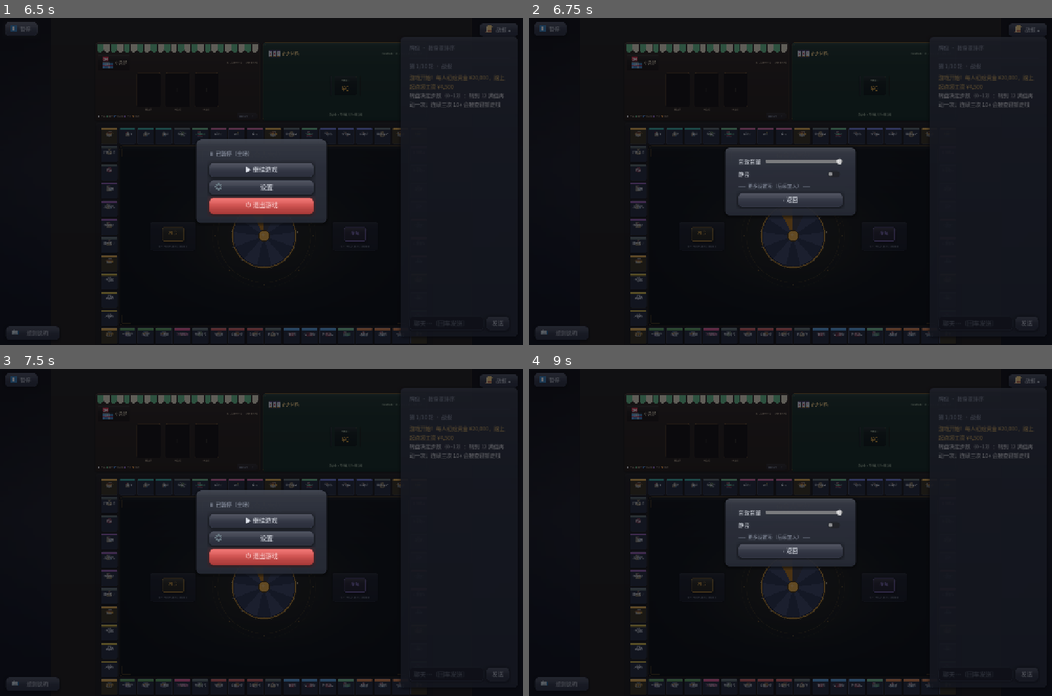
Above: before the commit, frames 1-4 (two rows, left to right).
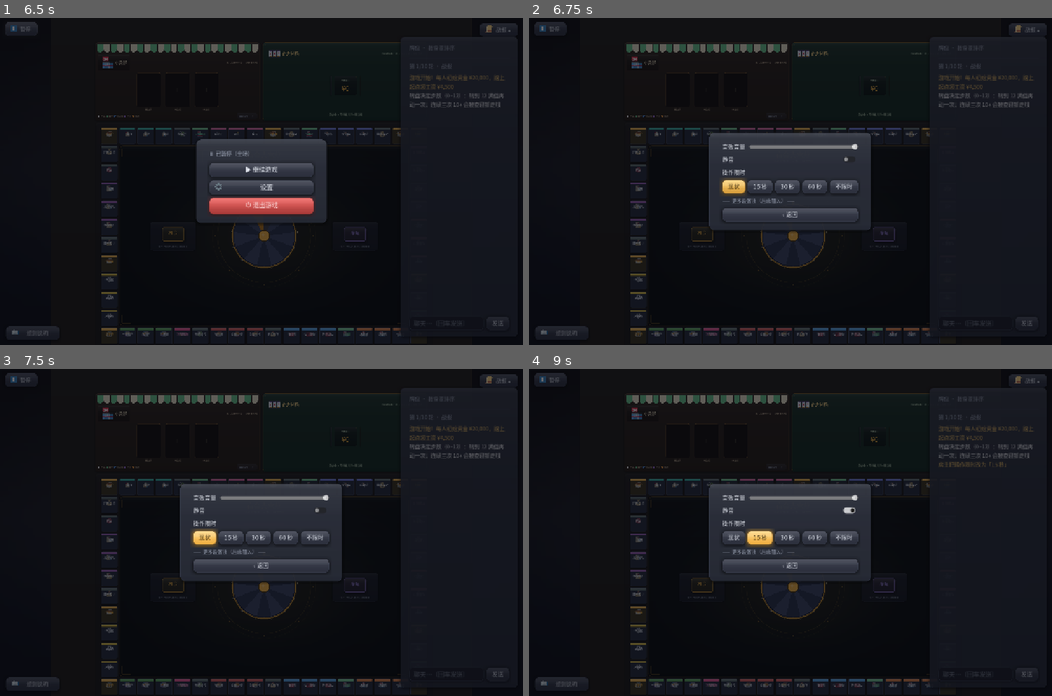
Above: after the commit, the same moments.

Repository: Lousync/dorm-monopoly
Game: Godot game, scene res://scenes/game.tscn
The game is run twice, just before and just after one commit, with the same random seed, the same clock (stepped at 60 frames per second) and the same inputs. This scene is started directly instead of the project's main scene.
Inputs (mouse positions are in pixels of both pictures, inside the frame that each line leads up to):
- Up to frame 1 (6.5 s): click "暂停" at 0.5 s; click "▶ 继续游戏" at 1.25 s; click "战报 ▴" at 2 s; click "战报 ▾" at 2.75 s; click "发送" at 3.5 s; click "规则说明" at 4.25 s; click "收起 ▾" at 5 s; click "暂停" at 5.75 s
- Up to frame 2 (6.75 s): click "设置" at 6.5 s
- Up to frame 3 (7.5 s): click "‹ 返回" (after the commit: "现状") at 7.25 s
- Up to frame 4 (9 s): click (795, 509) at 8.02 s; click (759, 539) at 8.75 s, where only the run after the commit has a clickable "15 秒"

Frame 1 is identical in both runs. In frame 2, 5.3% of the frame differs, in the area x 34-66%, y 35-66%; in frame 3, 5.0%; in frame 4, 5.5%, in the area x 34-92%, y 28-66%.
Error before the commit: Out of bounds get index '0' (on base: 'Array') (res://scripts/game.gd:844)
Error after the commit: Out of bounds get index '0' (on base: 'Array') (res://scripts/game.gd:874)

Commit message:
对局内：设置面板加操作限时挡位（房主可改、客户端只读）

Diff:
--- a/scripts/game.gd
+++ b/scripts/game.gd
@@ -31,6 +31,8 @@
 var confirm_note: Label
 var vol_slider: HSlider
 var mute_check: CheckButton
+var tier_row: HBoxContainer    # 对局内设置面板：挡位 chips（房主）
+var tier_readonly: Label       # 对局内设置面板：挡位只读文本（客户端）
 var pause_mask: ColorRect
 var audio_volume := 1.0
 var audio_mute := false
@@ -179,6 +181,9 @@
 
 	# 房主用自己的配置副本（中途改动不回写大厅），客户端先取默认值、随后由快照覆盖
 	_settings = Net.game_settings.copy() if Net.game_settings != null else GameSettings.new()
+	# 设置面板上一段已建好（_build_ui 在前），此处按身份定「操作限时」行显隐——
+	# 否则两行同时可见，要等首次改挡才归位
+	_refresh_tier_ui()
 
 	if multiplayer.is_server():
 		_host_setup()
@@ -812,6 +817,31 @@
 
 # ================= 房主：广播 =================
 
+## 房主改「操作限时」挡位：立即生效并重计时（见 docs/gameplay/开局设置.md §三之一）
+func _set_timeout_tier(id: String) -> void:
+	if not multiplayer.is_server() or not GameSettings.TIERS.has(id):
+		return
+	if id == _settings.timeout_tier:
+		return
+	_settings.timeout_tier = id
+	_timeout_rev += 1
+	_log("房主把操作限时改为「%s」" % String(GameSettings.TIER_LABELS.get(id, id)), "#f0c064")
+	_refresh_tier_ui()
+	if rules_open:
+		RulesPanel.select_tab(self, rules_tab)   # 规则文案里的秒数跟着变
+	_broadcast_state()
+
+## 刷新设置面板的「操作限时」一行：房主 = 可点 chips，客户端 = 只读文本
+func _refresh_tier_ui() -> void:
+	if tier_row == null or tier_readonly == null:
+		return
+	var is_host := multiplayer.is_server()
+	tier_row.visible = is_host
+	tier_readonly.visible = not is_host
+	tier_readonly.text = "操作限时：%s（房主设置）" % String(
+		GameSettings.TIER_LABELS.get(_settings.timeout_tier, "现状"))
+	UIKit.chip_select(tier_row, _settings.timeout_tier)
+
 func _broadcast_state() -> void:
 	if not multiplayer.is_server():
 		return
@@ -873,6 +903,7 @@
 		_settings.timeout_tier = tier
 		if _prompt_token != -1:   # 弹窗开着 → 按新挡位重启倒计时条
 			_prompt_bar_arm(_prompt_token, GameSettings.turn_seconds(tier, "prompt"))
+		_refresh_tier_ui()
 	board.render(state)
 	board.set_shop_display(state.get("shops", {}), int(state.get("refresh_price", 0)),
 		int(state.get("shop_open", -1)))
--- a/scripts/table_hud.gd
+++ b/scripts/table_hud.gd
@@ -466,6 +466,13 @@
 		g._apply_audio()
 	)
 	mute_row.add_child(g.mute_check)
+	# 操作限时（房主可点，客户端只读；见 docs/gameplay/开局设置.md §三之一）
+	sv.add_child(UIKit.label("操作限时", 14, UIKit.TEXT))
+	g.tier_row = UIKit.chip_row(GameSettings.TIERS, GameSettings.TIER_LABELS,
+		func(id: String) -> void: g._set_timeout_tier(id))
+	sv.add_child(g.tier_row)
+	g.tier_readonly = UIKit.label("操作限时：—（房主设置）", 13, UIKit.TEXT_DIM)
+	sv.add_child(g.tier_readonly)
 	sv.add_child(UIKit.label("—— 更多设置项（后续加入） ——", 12, UIKit.TEXT_DIM))
 	var back_btn := UIKit.button("‹ 返回", 14)
 	back_btn.pressed.connect(func() -> void: g._menu_show("menu"))
--- a/tests/settings_test.gd
+++ b/tests/settings_test.gd
@@ -18,6 +18,7 @@
 	print("== 操作限时挡位 ==")
 	_test_mapping()
 	_test_broadcast()
+	_test_in_game_tier()   # 无 await，直接调
 	await _test_window()   # 协程：不等它跑完 quit() 会先执行，断言全部落空（假绿）
 	print("SETTINGS TEST: %s" % ("PASS" if fails == 0 else "%d FAILURES" % fails))
 	quit(0 if fails == 0 else 1)
@@ -67,6 +68,24 @@
 	g.s_state({"phase": "playing", "round": 1, "max_rounds": 30, "turn": 1,
 		"players": [], "tiles": [], "timeout_tier": "60"})
 	_check(g._settings.timeout_tier == "60", "快照挡位由 30 变 60 → 本地 _settings 同步")
+	g.queue_free()
+
+func _test_in_game_tier() -> void:
+	var g := _host_game(7799)
+	if g == null:
+		return
+	g._refresh_tier_ui()
+	_check(g.tier_row.visible, "房主看得到可点的挡位 chips")
+	_check(not g.tier_readonly.visible, "房主不显示只读行")
+	# g 是 Node 类型，动态属性访问返回 Variant，不能写 `:=`（类型推不出来）
+	var rev: int = g._timeout_rev
+	g._set_timeout_tier("30")
+	_check(g._settings.timeout_tier == "30", "点挡位写进 settings")
+	_check(g._timeout_rev == rev + 1, "改挡位 → _timeout_rev +1（触发重计时）")
+	_check(String(g.st.get("timeout_tier", "")) == "30", "改挡位 → 快照同步")
+	_check(g.tier_readonly.text.begins_with("操作限时：30 秒"), "只读行文案跟随挡位")
+	g._set_timeout_tier("bogus")
+	_check(g._settings.timeout_tier == "30", "非法挡位被拒（回落靠 GameSettings）")
 	g.queue_free()
 
 func _test_mapping() -> void:
